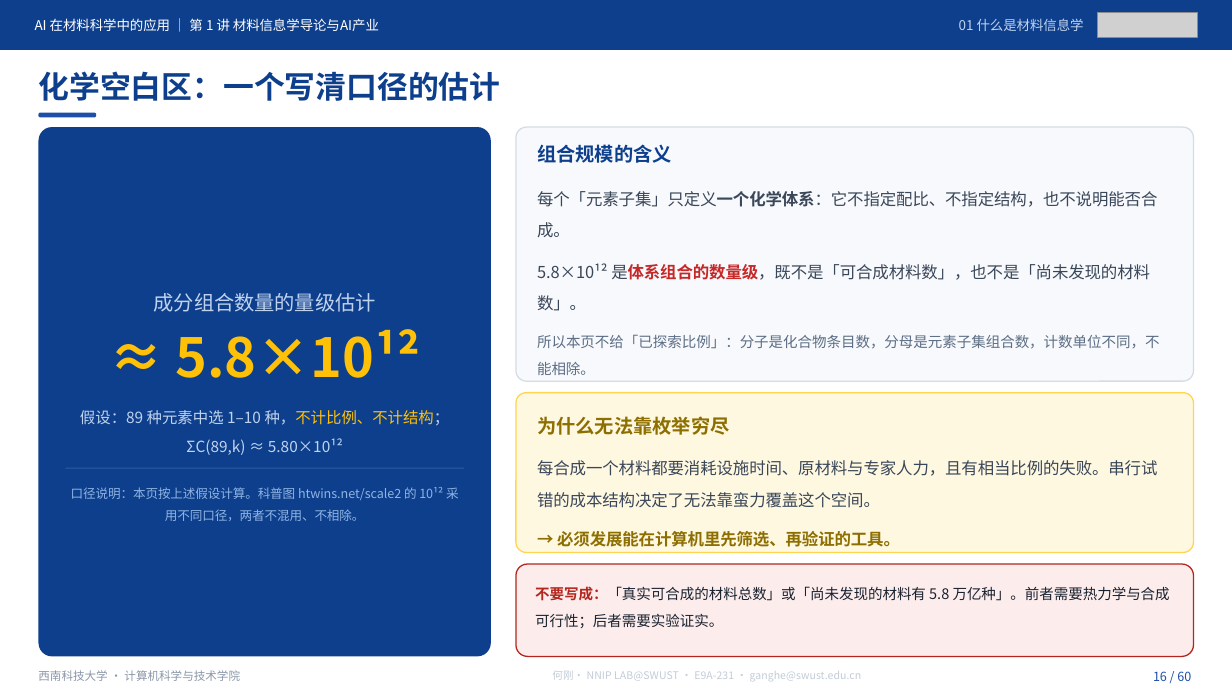
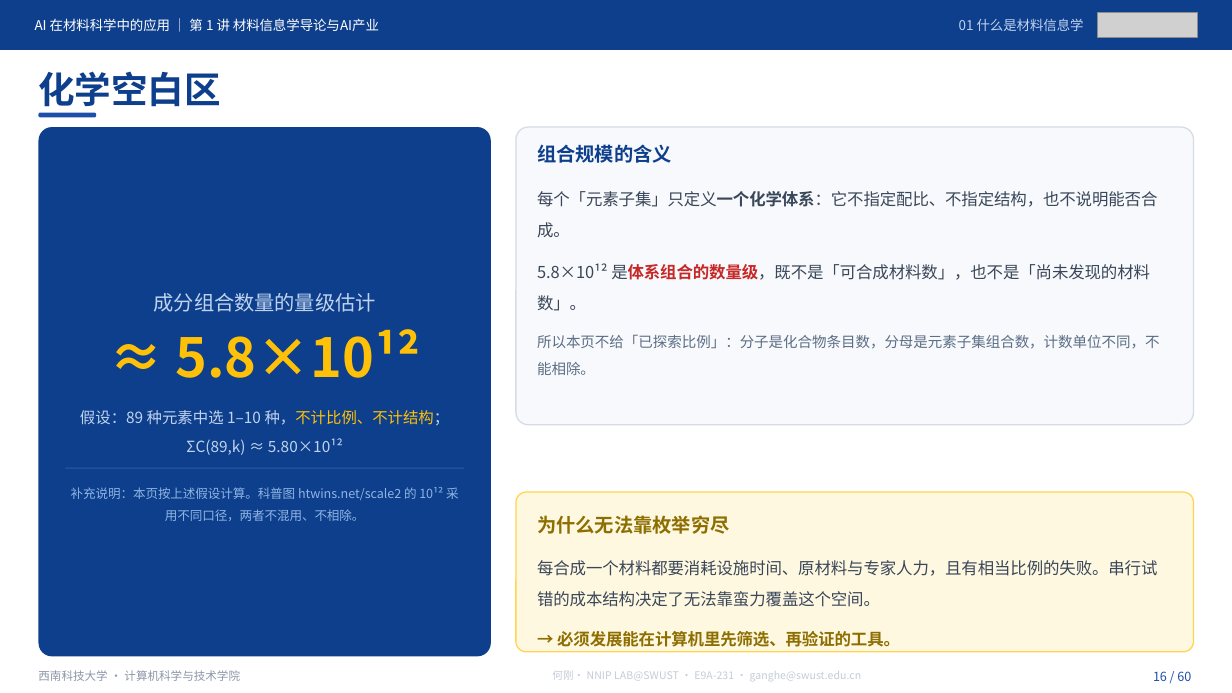
Before and after one commit to cosfrist/Applications-of-Artificial-Intelligence-in-Materials-Science-SWUST, a slide deck: slide 16 of lectures/01-材料信息学导论与AI产业/AI在材料科学中的应用-第1讲 材料信息学导论与AI产业-V5.pptx. Drawn at 1232x693 pixels with LibreOffice and Linux fonts; fonts in the diff are those of the drawing; grey boxes stand for pictures. Boxes give left, top, right and bottom in pixels: in the first picture for what was removed or moved away, otherwise in the second. Text is boxed around its words. In the diff, an @@ line names an element or a change of style, - is before the commit and + after.

Commit message:
课件更新：导论 / 第1讲手动修订，第2讲课件开放
导论（49 页，页数不变）
- 案例页统一加「概念示意（按文献重绘）」标注，区分示意与原文插图
- 证据边界收紧：火星制氧限定为地球实验室验证、尚未火星部署；
  Ti–Nb 标明为模拟应用而非新实验；弹性模量栏改为模型误差 MAE，
  不与材料模量值混同；不再宣称把可重复性写成目标函数
- P2 阅读导航补全 DOI 与 R1 第 1 章
- 新增逐页讲义、授课路线、SHA256 清单、课堂记录表（此前仓库只有课件）

第1讲（60 页，页数不变）
- 新增 8 张配图（约 1.9 MB），移除 2 张重复素材
- 科学表述修订：MGI 定位改为计算—数据—实验基础设施而非术语起点；
  Hall–Petch 斜率写明为经验拟合参数；P12 图注明「教学合成数据」
- P1 加课程仓库地址；P3 改为本讲预期目标，删去 90 分钟路线页内表
- code/ 补齐 运行预检-V5.py 与两份 README

第2讲（60 页）
- 首次发布课件；讲义、代码与表单仍待整讲验收后开放

校验
- 导论 SHA256 清单 6/6、第1讲 13/13 逐字节复算通过
- 顶层 README 发布状态同步；第 2 讲转为课件已发布

```diff
--- a/lectures/01-材料信息学导论与AI产业/AI在材料科学中的应用-第1讲 材料信息学导论与AI产业-V5.pptx
+++ b/lectures/01-材料信息学导论与AI产业/AI在材料科学中的应用-第1讲 材料信息学导论与AI产业-V5.pptx
@@ text at [38, 71, 221, 113]: text changed; size 24 to 28.5 pt @@
-化学空白区：一个写清口径的估计
+化学空白区
@@ rounded rectangle: place and size @@
-rounded rectangle at [516, 128, 1193, 382]
+rounded rectangle at [516, 128, 1193, 425]
@@ text at [71, 487, 459, 521]: text changed @@
-口径说明：本页按上述假设计算。科普图 htwins.net/scale2 的 10¹² 采用不同口径，两者不混用、不相除。
+补充说明：本页按上述假设计算。科普图 htwins.net/scale2 的 10¹² 采用不同口径，两者不混用、不相除。
@@ 3 texts, 1 rounded rectangle: place and size @@
-3 texts, 1 rounded rectangle at [516, 393, 1193, 553]
+3 texts, 1 rounded rectangle at [516, 493, 1193, 653]
@@ rounded rectangle removed at [516, 564, 1193, 656] @@
@@ text removed at [535, 586, 1170, 628] @@
-不要写成：「真实可合成的材料总数」或「尚未发现的材料有 5.8 万亿种」。前者需要热力学与合成可行性；后者需要实验证实。
```
Also in this commit, not shown: 55 other slides changed, 20 other files.
